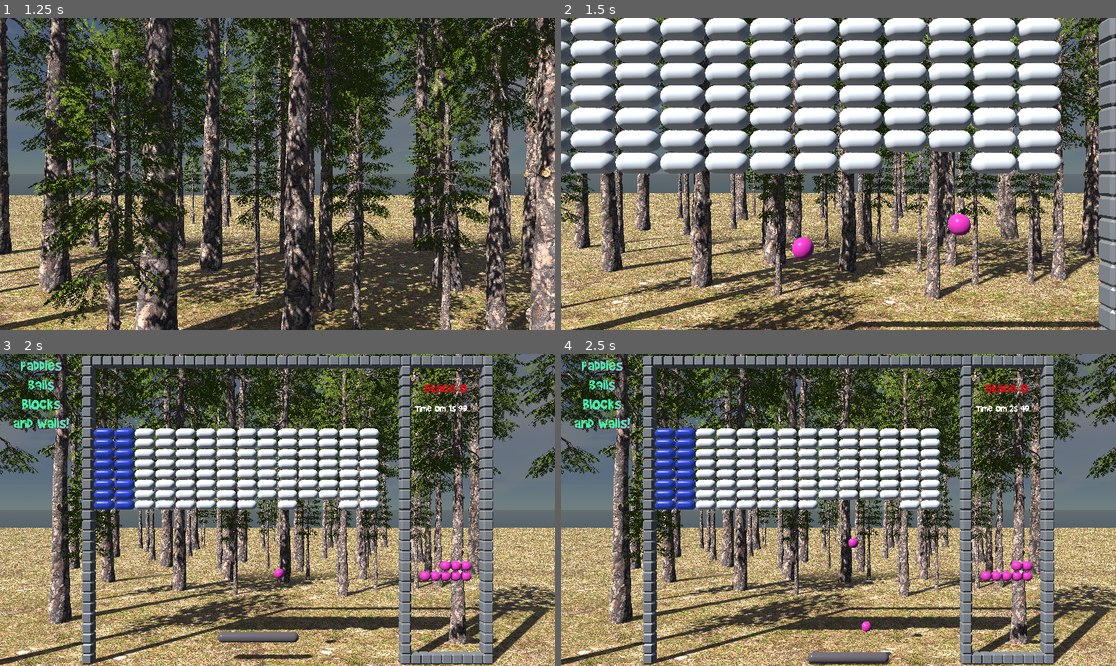
Above: before the commit, frames 1-4 (two rows, left to right).
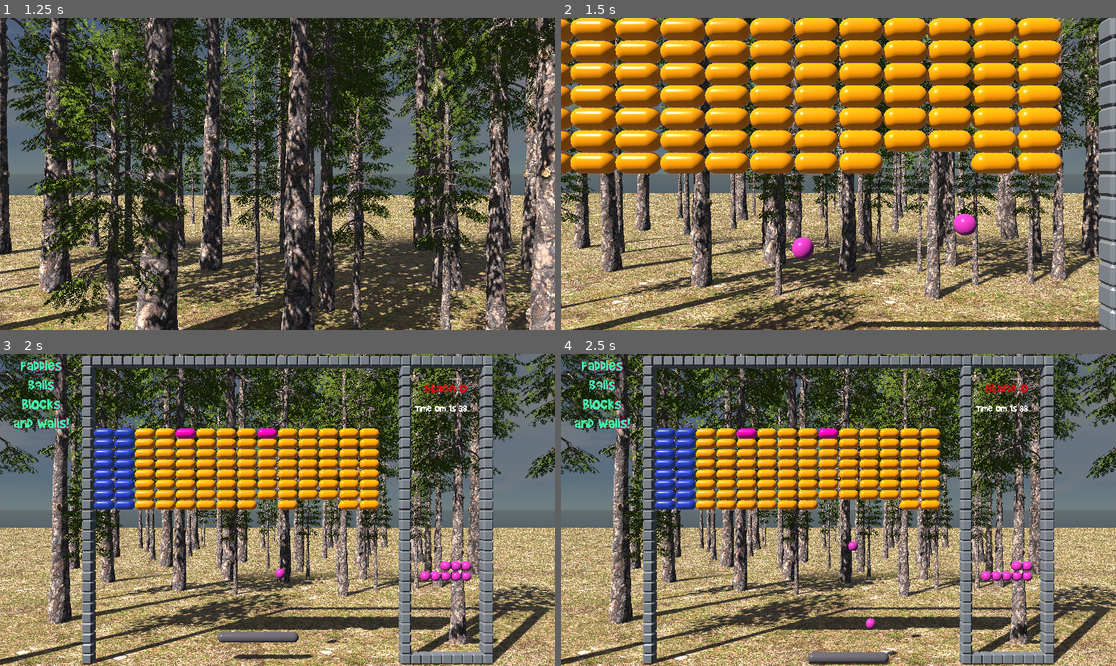
Above: after the commit, the same moments.

Repository: Chaduke/paddles_balls_blocks_walls
Game: Godot game, scene res://scenes/main.tscn
The game is run twice, just before and just after one commit, with the same random seed, the same clock (stepped at 60 frames per second) and the same inputs.
Inputs (mouse positions are in pixels of both pictures, inside the frame that each line leads up to):
- Up to frame 1 (1.25 s): move the mouse to (305, 174) at 0.52 s; right-click (305, 174) at 0.6 s
- Up to frame 2 (1.5 s): move the mouse to (810, 174) at 1.27 s; right-click (810, 174) at 1.35 s
- Up to frame 3 (2 s): no input
- Up to frame 4 (2.5 s): move the mouse to (849, 503) at 2.02 s; press the mouse at (849, 503) at 2.03 s; right-click (849, 503) at 2.3 s

Frame 1 is identical in both runs. In frame 2, 40% of the frame differs, in the area x 0-91%, y 0-70%; in frame 3, 9.9%; in frame 4, 10%.

Commit message:
Added pink block and laid groundwork for adding items

Diff:
--- a/scenes/block.tscn
+++ b/scenes/block.tscn
@@ -1,13 +1,13 @@
 [gd_scene load_steps=3 format=3 uid="uid://dqclg4jco6ayd"]
 
-[ext_resource type="PackedScene" uid="uid://cmob50oa7q85t" path="res://assets/models/basic_block.glb" id="1_lspox"]
+[ext_resource type="PackedScene" uid="uid://cla3frnyj2uys" path="res://assets/models/block_yellow.glb" id="1_6wmgn"]
 
 [sub_resource type="CapsuleShape3D" id="CapsuleShape3D_0vcpp"]
 
 [node name="block" type="StaticBody3D"]
 
-[node name="basic_block" parent="." instance=ExtResource("1_lspox")]
-
 [node name="CollisionShape3D" type="CollisionShape3D" parent="."]
 transform = Transform3D(-4.37114e-08, 1, 0, -1, -4.37114e-08, 0, 0, 0, 1, 0, 0, 0)
 shape = SubResource("CapsuleShape3D_0vcpp")
+
+[node name="block_yellow" parent="." instance=ExtResource("1_6wmgn")]
--- a/scenes/block_blue.tscn
+++ b/scenes/block_blue.tscn
@@ -1,15 +1,17 @@
 [gd_scene load_steps=4 format=3 uid="uid://bo14ca75e1vsq"]
 
-[ext_resource type="Script" path="res://scripts/block.gd" id="1_n4bx1"]
 [ext_resource type="PackedScene" uid="uid://c3732jixb2xai" path="res://assets/models/block_blue.glb" id="2_6i4dh"]
+[ext_resource type="PackedScene" uid="uid://chw5nk82yqdi5" path="res://assets/models/block_blue2.glb" id="2_ulomb"]
 
 [sub_resource type="CapsuleShape3D" id="CapsuleShape3D_0vcpp"]
 
 [node name="block" type="StaticBody3D"]
-script = ExtResource("1_n4bx1")
 
 [node name="CollisionShape3D" type="CollisionShape3D" parent="."]
 transform = Transform3D(-4.37114e-08, 1, 0, -1, -4.37114e-08, 0, 0, 0, 1, 0, 0, 0)
 shape = SubResource("CapsuleShape3D_0vcpp")
 
 [node name="block_blue" parent="." instance=ExtResource("2_6i4dh")]
+
+[node name="block_blue2" parent="." instance=ExtResource("2_ulomb")]
+visible = false
--- /dev/null
+++ b/scenes/block_pink.tscn
@@ -0,0 +1,15 @@
+[gd_scene load_steps=4 format=3 uid="uid://caad1bitssj3a"]
+
+[ext_resource type="PackedScene" uid="uid://gw8cvc0767rs" path="res://assets/models/block_pink.glb" id="1_iu61l"]
+[ext_resource type="Script" path="res://scripts/block_pink.gd" id="1_lqar0"]
+
+[sub_resource type="CapsuleShape3D" id="CapsuleShape3D_0vcpp"]
+
+[node name="block" type="StaticBody3D"]
+script = ExtResource("1_lqar0")
+
+[node name="CollisionShape3D" type="CollisionShape3D" parent="."]
+transform = Transform3D(-4.37114e-08, 1, 0, -1, -4.37114e-08, 0, 0, 0, 1, 0, 0, 0)
+shape = SubResource("CapsuleShape3D_0vcpp")
+
+[node name="block_pink" parent="." instance=ExtResource("1_iu61l")]
--- a/scenes/stage.tscn
+++ b/scenes/stage.tscn
@@ -8,6 +8,7 @@
 [ext_resource type="PackedScene" uid="uid://dfcijeaxjupjj" path="res://assets/models/ball_regular.glb" id="6_nk5t2"]
 [ext_resource type="FontFile" uid="uid://y2fv3f1jprtd" path="res://assets/fonts/bb.ttf" id="7_eeplf"]
 [ext_resource type="Script" path="res://scripts/time_label.gd" id="8_jrwyw"]
+[ext_resource type="PackedScene" uid="uid://caad1bitssj3a" path="res://scenes/block_pink.tscn" id="9_rspfb"]
 
 [sub_resource type="BoxShape3D" id="BoxShape3D_uj3rf"]
 size = Vector3(40, 1, 1)
@@ -39,9 +40,6 @@
 [node name="block2" parent="blocks" instance=ExtResource("2_vo5il")]
 transform = Transform3D(1, 0, 0, 0, 1, 0, 0, 0, 1, 7.5, 22.5, 0)
 
-[node name="block3" parent="blocks" instance=ExtResource("2_vo5il")]
-transform = Transform3D(1, 0, 0, 0, 1, 0, 0, 0, 1, 9.5, 22.5, 0)
-
 [node name="block4" parent="blocks" instance=ExtResource("2_vo5il")]
 transform = Transform3D(1, 0, 0, 0, 1, 0, 0, 0, 1, 11.5, 22.5, 0)
 
@@ -50,9 +48,6 @@
 
 [node name="block6" parent="blocks" instance=ExtResource("2_vo5il")]
 transform = Transform3D(1, 0, 0, 0, 1, 0, 0, 0, 1, 15.5, 22.5, 0)
-
-[node name="block7" parent="blocks" instance=ExtResource("2_vo5il")]
-transform = Transform3D(1, 0, 0, 0, 1, 0, 0, 0, 1, 17.5, 22.5, 0)
 
 [node name="block8" parent="blocks" instance=ExtResource("2_vo5il")]
 transform = Transform3D(1, 0, 0, 0, 1, 0, 0, 0, 1, 19.5, 22.5, 0)
@@ -603,3 +598,10 @@
 font_size = 200
 horizontal_alignment = 0
 script = ExtResource("8_jrwyw")
+
+[node name="block" parent="." instance=ExtResource("9_rspfb")]
+transform = Transform3D(1, 0, 0, 0, 1, 0, 0, 0, 1, 9.5, 22.5, 0)
+
+[node name="block2" parent="." instance=ExtResource("9_rspfb")]
+transform = Transform3D(1, 0, 0, 0, 1, 0, 0, 0, 1, 17.5, 22.5, 0)
+item_type = "Shrinker"
--- a/scripts/ball.gd
+++ b/scripts/ball.gd
@@ -3,25 +3,36 @@
 @onready var block = $block
 @onready var wall = $wall
 
-# Called when the node enters the scene tree for the first time.
-func _ready():
-	pass # Replace with function body.
-
-# Called every frame. 'delta' is the elapsed time since the previous frame.
-func _process(_delta):
-	pass
-
 func _on_body_exited(body):
 	# print("Exited " + body.name)
 	if body.name=="paddle":
-		var diff = position.x - body.position.x
-		linear_velocity.y *= 1.1
-		linear_velocity.x += diff * 2
-		bounce.play()
+		paddle_collision(body)
 	elif body.name.begins_with("block"):
-		block.play()
-		body.queue_free()
-		linear_velocity.y*=1.1
+		block_collision(body)
 	else:
 		wall.play()
 		linear_velocity*=1.1
+
+func paddle_collision(paddle_body):
+	var diff = position.x - paddle_body.position.x
+	linear_velocity.y *= 1.1
+	linear_velocity.x += diff * 2
+	bounce.play()
+
+func block_collision(block_body):
+	block.play()
+	var block_model = block_body.get_child(1)
+	if block_model.name=="block_blue":
+		if block_model.visible==true:
+			# the regular model is visible
+			# hide it and show the cracked one
+			block_model.visible = false
+			var block_model2 = block_body.get_child(2)
+			block_model2.visible = true
+		else:
+			# the cracked model is visible, so remove it
+			block_body.queue_free()
+	else:
+		# catch all for other block types
+		block_body.queue_free()
+	linear_velocity *= 1.1
--- a/scripts/block.gd
+++ /dev/null
@@ -1,9 +0,0 @@
-extends StaticBody3D
-
-# Called when the node enters the scene tree for the first time.
-func _ready():
-	pass # Replace with function body.
-
-# Called every frame. 'delta' is the elapsed time since the previous frame.
-func _process(_delta):
-	pass
--- /dev/null
+++ b/scripts/block_pink.gd
@@ -0,0 +1,2 @@
+extends StaticBody3D
+@export var item_type : String = "Grower"
--- a/scripts/main.gd
+++ b/scripts/main.gd
@@ -6,11 +6,13 @@
 @onready var stage = $stage
 @onready var camera = $Camera3D
 var blocks
+var time_label
 
 # Called when the node enters the scene tree for the first time.
 func _ready():
 	Input.set_mouse_mode(Input.MOUSE_MODE_CAPTURED)
 	blocks = stage.get_node("blocks")
+	time_label = stage.get_node("time_label")
 
 # Called every frame. 'delta' is the elapsed time since the previous frame.
 func _process(_delta):
@@ -31,6 +33,8 @@
 		get_tree().reload_current_scene()
 
 func spawn_ball():
+	if not time_label.game_started:
+		time_label.game_started = true
 	var spare_balls = stage.get_node("spare_balls")
 	if spare_balls.get_child_count() > 0:
 		var spare_ball = spare_balls.get_child(0)
--- a/scripts/time_label.gd
+++ b/scripts/time_label.gd
@@ -5,24 +5,24 @@
 var minutes = 0
 var seconds = 0
 var hundredths = 0
-
-# Reference to the Label3D node
+var game_started = false
 
 func _ready():
 	# Initialize the time_label text
 	text = format_time(elapsed_time)
 
 func _process(delta):
-	# Update the elapsed time
-	elapsed_time += delta
+	if game_started:
+		# Update the elapsed time
+		elapsed_time += delta
 
-	# Calculate minutes, seconds, and hundredths
-	minutes = int(elapsed_time / 60)
-	seconds = int(elapsed_time) % 60
-	hundredths = int(elapsed_time * 100) % 100
+		# Calculate minutes, seconds, and hundredths
+		minutes = int(elapsed_time / 60)
+		seconds = int(elapsed_time) % 60
+		hundredths = int(elapsed_time * 100) % 100
 
-	# Update the label text
-	text = "Time " + str(minutes) + "m " + str(seconds) + "s " + format_hundredths(hundredths)
+		# Update the label text
+		text = "Time " + str(minutes) + "m " + str(seconds) + "s " + format_hundredths(hundredths)
 
 func format_time(time):
 	# Calculate minutes, seconds, and hundredths from the time
Not shown: 1 places in scenes/stage.tscn that only renumber resources
